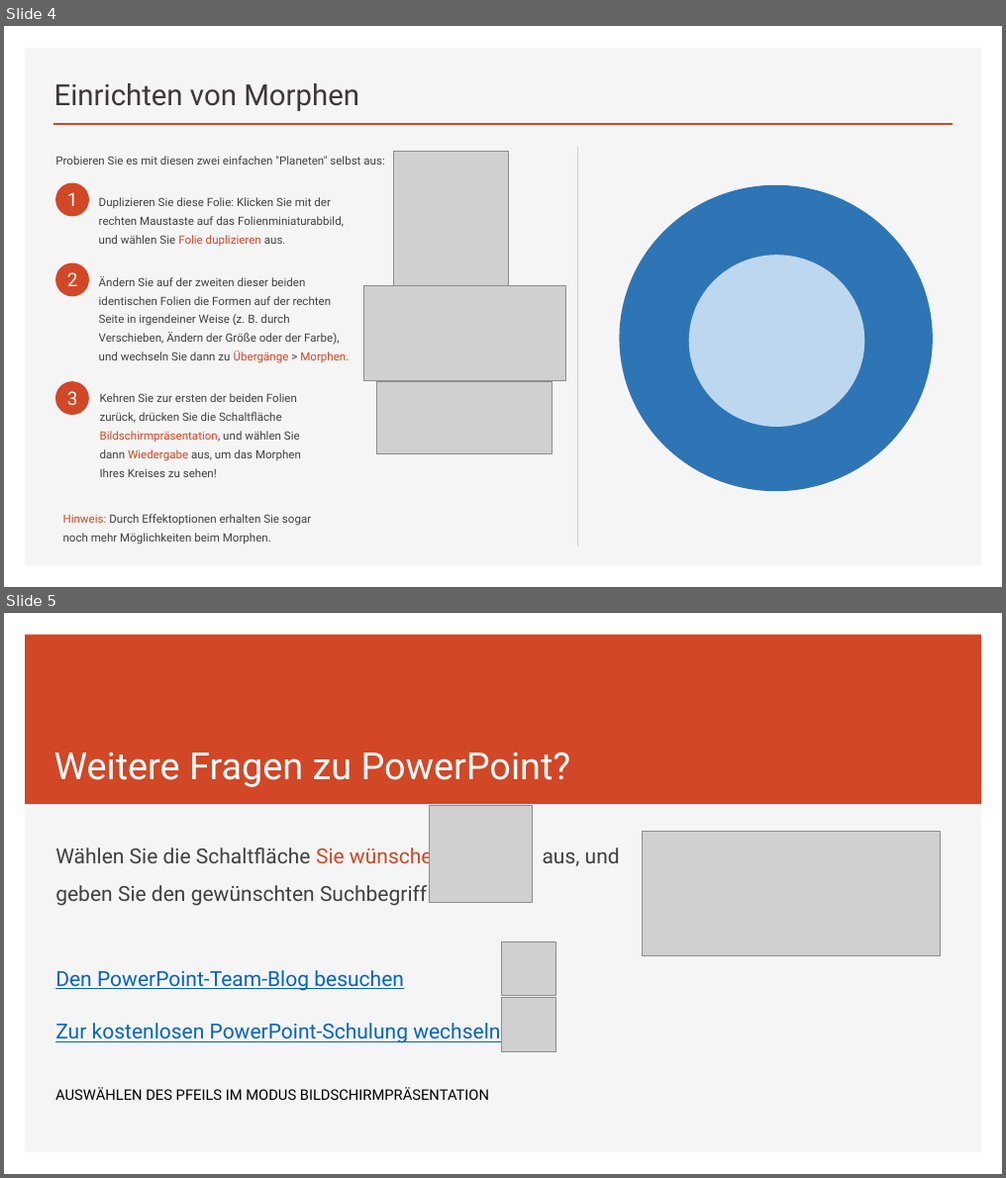
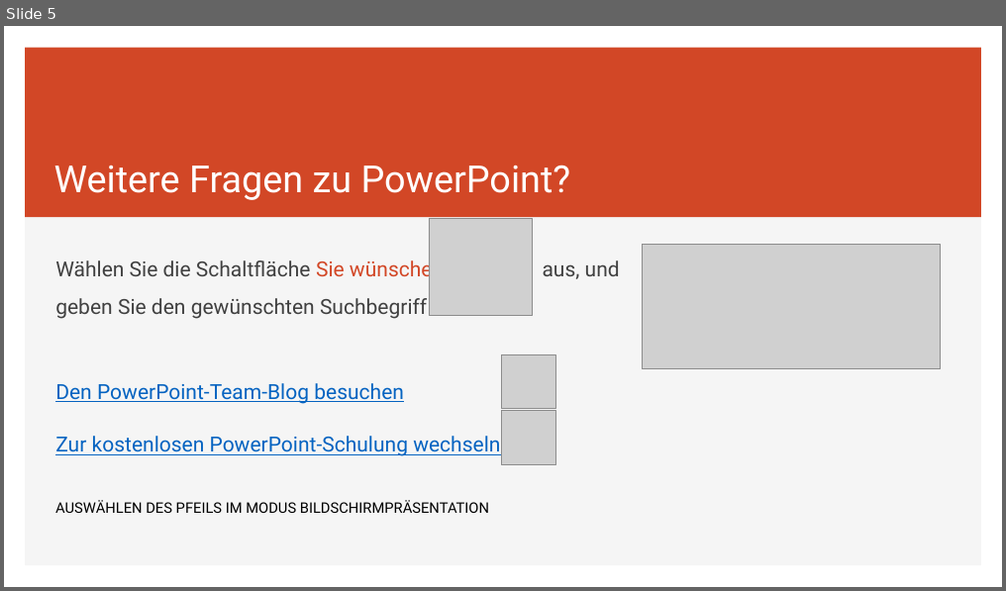
Before and after one commit to annapuu/gruppe3, a slide deck: 4_Presentation/Präsentation.pptx. Shown one above the other, each under a label of ours: slides 4 and 5 before the commit, slide 5 after it. The pictures are 1006x1178 and 1006x591 pixels, drawn with LibreOffice and Linux fonts; fonts in the diff are those of the drawing; grey boxes stand for pictures. Boxes give left, top, right and bottom in pixels: in the first picture for what was removed or moved away, otherwise in the second. Text is boxed around its words. In the diff, an @@ line names an element or a change of style, - is before the commit and + after.

```diff
--- a/4_Presentation/Präsentation.pptx
+++ b/4_Presentation/Präsentation.pptx
@@ slide 4 removed at [4,26,1002,587], background #FFFFFF; not listed: 1 template element that a slide beside it also shows @@
@@ title removed at [54,83,359,111] @@
-Einrichten von Morphen
@@ line removed from (54, 124) to (952, 124) @@
@@ text removed at [55,156,384,165] @@
-Probieren Sie es mit diesen zwei einfachen "Planeten" selbst aus:
@@ picture removed at [394,152,509,286] @@
@@ line removed from (578, 147) to (578, 547) @@
@@ ellipse removed at [55,183,89,217] @@
@@ text removed at [67,192,78,206] @@
-1
@@ text removed at [99,197,344,247] @@
-Duplizieren Sie diese Folie: Klicken Sie mit der rechten Maustaste auf das Folienminiaturabbild, und wählen Sie Folie duplizieren aus.
@@ ellipse removed at [620,185,933,491] @@
@@ ellipse removed at [689,255,865,427] @@
@@ ellipse removed at [55,264,89,297] @@
@@ text removed at [67,273,78,286] @@
-2
@@ text removed at [99,276,349,364] @@
-Ändern Sie auf der zweiten dieser beiden identischen Folien die Formen auf der rechten Seite in irgendeiner Weise (z. B. durch Verschieben, Ändern der Größe oder der Farbe), und wechseln Sie dann zu Übergänge > Morphen.
@@ picture removed at [364,285,566,380] @@
@@ ellipse removed at [55,381,89,415] @@
@@ picture removed at [377,381,551,455] @@
@@ text removed at [67,391,78,405] @@
-3
@@ text removed at [100,393,301,477] @@
-Kehren Sie zur ersten der beiden Folien zurück, drücken Sie die Schaltfläche Bildschirmpräsentation, und wählen Sie dann Wiedergabe aus, um das Morphen Ihres Kreises zu sehen!
@@ text removed at [63,514,311,545] @@
-Hinweis: Durch Effektoptionen erhalten Sie sogar noch mehr Möglichkeiten beim Morphen.
```
Also in this commit, not shown: 2 slides changed, 1 slide added.
